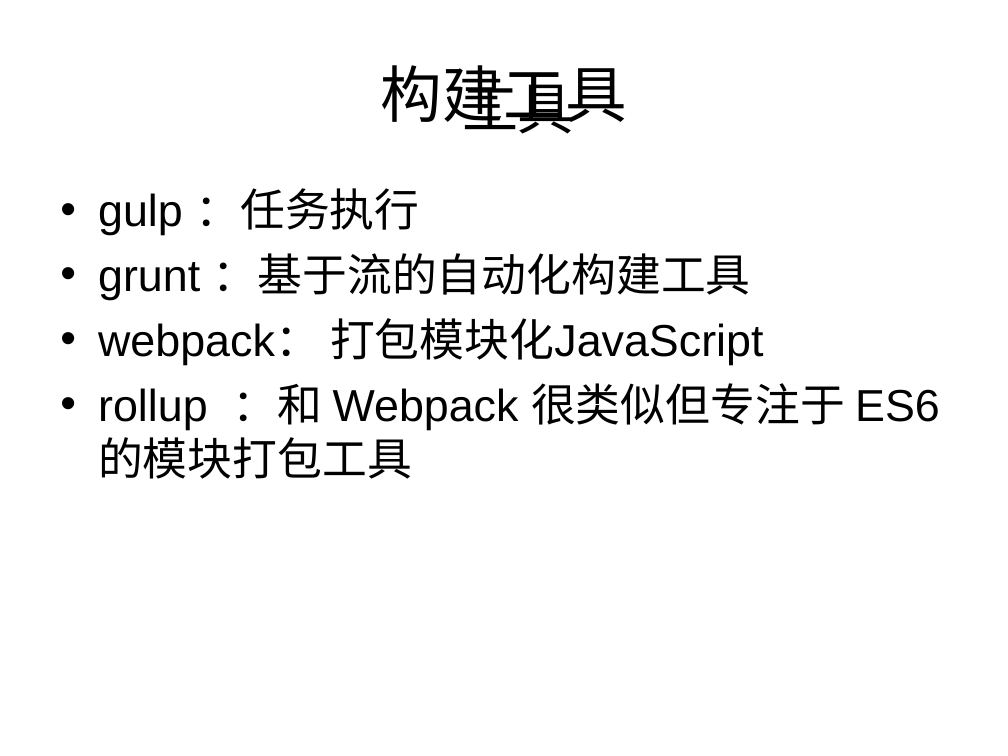
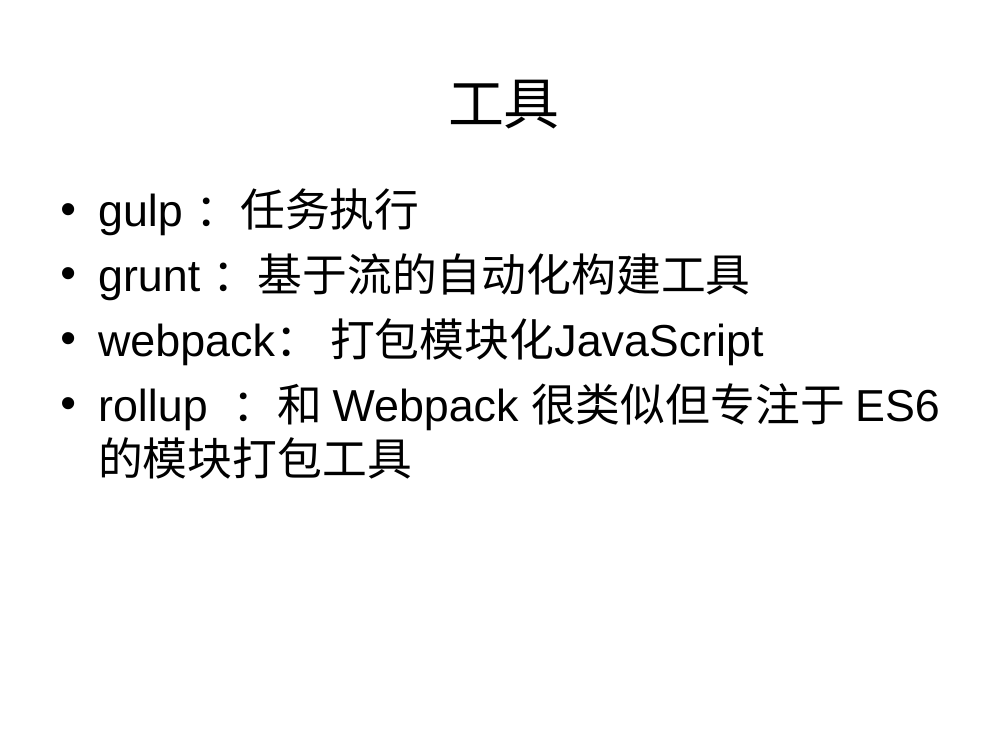
Before and after one commit to wangjiaoj/document, a slide deck: slide 3 of webpack/webpack教程.ppt. Drawn at 1008x756 pixels with LibreOffice and Linux fonts; fonts in the diff are those of the drawing. Boxes give left, top, right and bottom in pixels: in the first picture for what was removed or moved away, otherwise in the second. Text is boxed around its words. In the diff, an @@ line names an element or a change of style, - is before the commit and + after.

```diff
--- a/webpack/webpack教程.ppt
+++ b/webpack/webpack教程.ppt
@@ text "工具" rewrapped from box(462, 73, 574, 134) to box(448, 79, 560, 129) @@
@@ title removed at box(381, 65, 627, 133) @@
-构建工具
```
Also in this commit, not shown: 20 other slides changed, 1 slide added, 1 slide removed, 9 other files.
